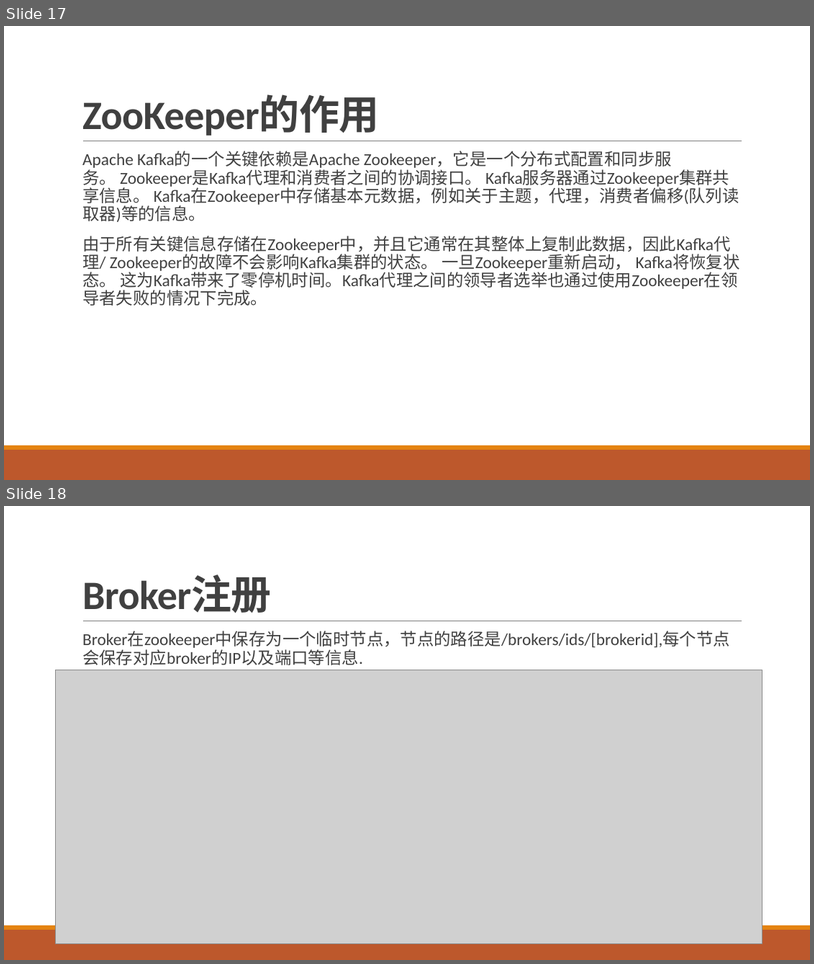
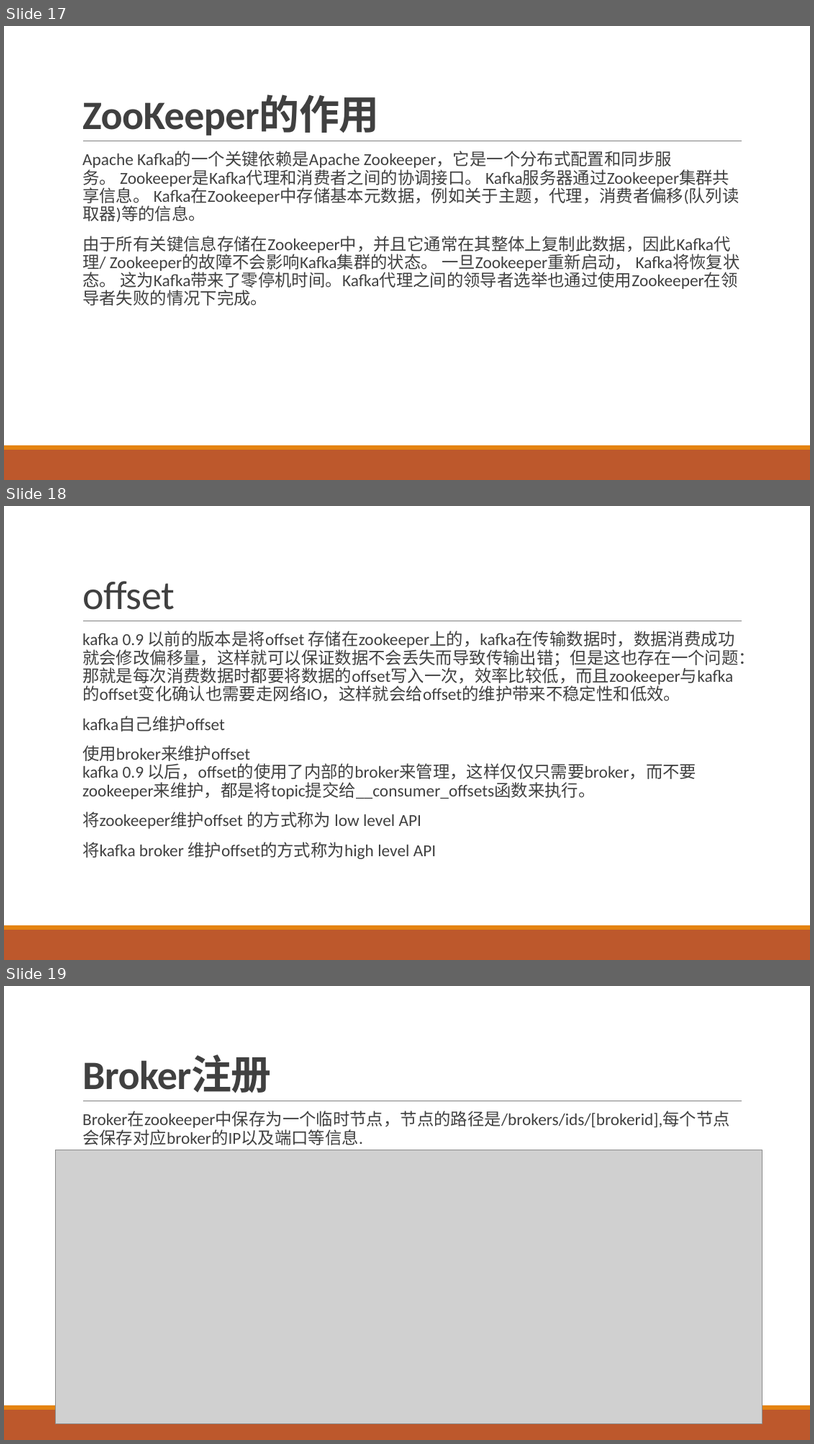
Before and after one commit to airuitian/MicroService, a slide deck: middlerware/kafka介绍与实战.pptx. Shown one above the other, each under a label of ours: slides 17 and 18 before the commit, slides 17, 18 and 19 after it. The pictures are 814x964 and 814x1444 pixels, drawn with LibreOffice and Linux fonts; fonts in the diff are those of the drawing; grey boxes stand for pictures. Boxes give left, top, right and bottom in pixels: in the first picture for what was removed or moved away, otherwise in the second. Text is boxed around its words. In the diff, an @@ line names an element or a change of style, - is before the commit and + after.

Commit message:
update ppt

```diff
--- a/middlerware/kafka介绍与实战.pptx
+++ b/middlerware/kafka介绍与实战.pptx
@@ slide 18 added at (4,506,810,960), background #FFFFFF; not listed: 3 template elements that a slide beside it also shows @@
@@ title added at (82,581,175,610), 48 pt, text #404040 @@
+offset
@@ text added at (82,631,756,859), 20 pt, text #404040 @@
+  kafka 0.9 以前的版本是将offset 存储在zookeeper上的，kafka在传输数据时，数据消费成功就会修改偏移量，这样就可以保证数据不会丢失而导致传输出错；但是这也存在一个问题：那就是每次消费数据时都要将数据的offset写入一次，效率比较低，而且zookeeper与kafka的offset变化确认也需要走网络IO，这样就会给offset的维护带来不稳定性和低效。
+  kafka自己维护offset
+  使用broker来维护offset
+  kafka 0.9 以后，offset的使用了内部的broker来管理，这样仅仅只需要broker，而不要zookeeper来维护，都是将topic提交给__consumer_offsets函数来执行。
+  将zookeeper维护offset 的方式称为 low level API
+  将kafka broker 维护offset的方式称为high level API
@@ what was slide 18 is now slide 19 @@
```
Also in this commit, not shown: 1 slide removed, 2 other files.
